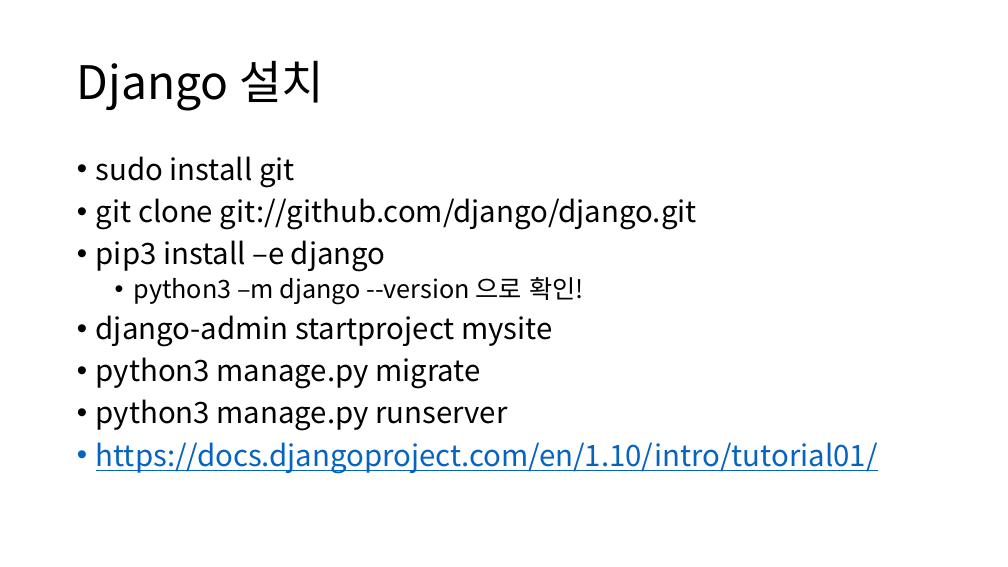
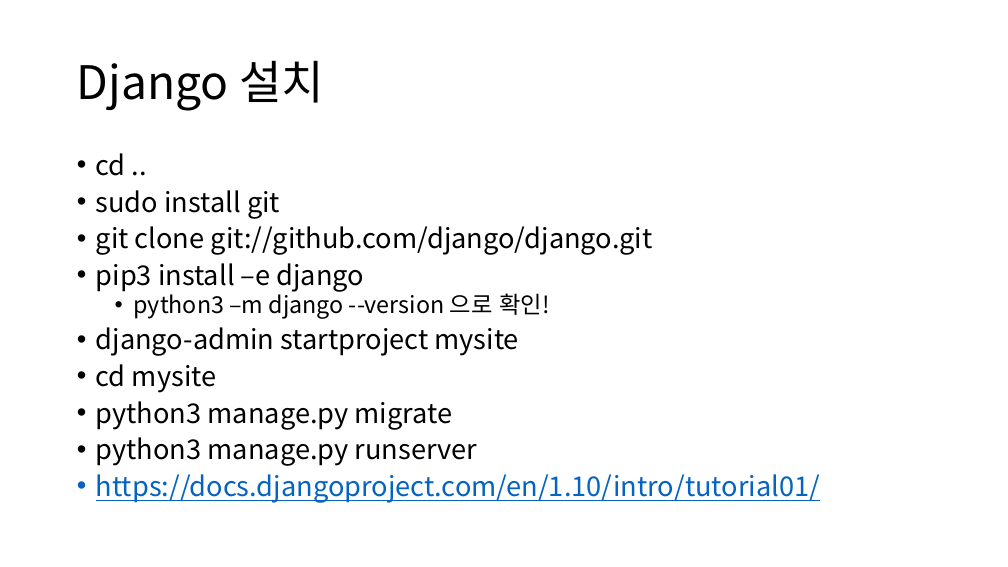
Before and after one commit to wlxyzlw/swpp201701, a slide deck: slide 7 of ta-session/swpp_03.14.pptx. Drawn at 1008x567 pixels with LibreOffice and Linux fonts; fonts in the diff are those of the drawing. Boxes give left, top, right and bottom in pixels: in the first picture for what was removed or moved away, otherwise in the second. Text is boxed around its words. In the diff, an @@ line names an element or a change of style, - is before the commit and + after.

```diff
--- a/ta-session/swpp_03.14.pptx
+++ b/ta-session/swpp_03.14.pptx
@@ text at (x1=96, y1=153, x2=126, y2=176): paragraph added @@
+• cd ..
@@ text at (x1=96, y1=190, x2=820, y2=503): size 28 to 25.9 pt in "sudo install git", "git clone git://github.com/django/django.git", "pip3 install –e django", "django-admin startproject mysite" and 3 more places; size 24 to 22.2 pt in "python3 –m django --version 으로 확인!"; line spacing 0.9 to 0.8 @@
@@ text at (x1=96, y1=364, x2=216, y2=393): paragraph added @@
+• cd mysite
```
Also in this commit, not shown: 4 other slides changed, 1 slide added.
